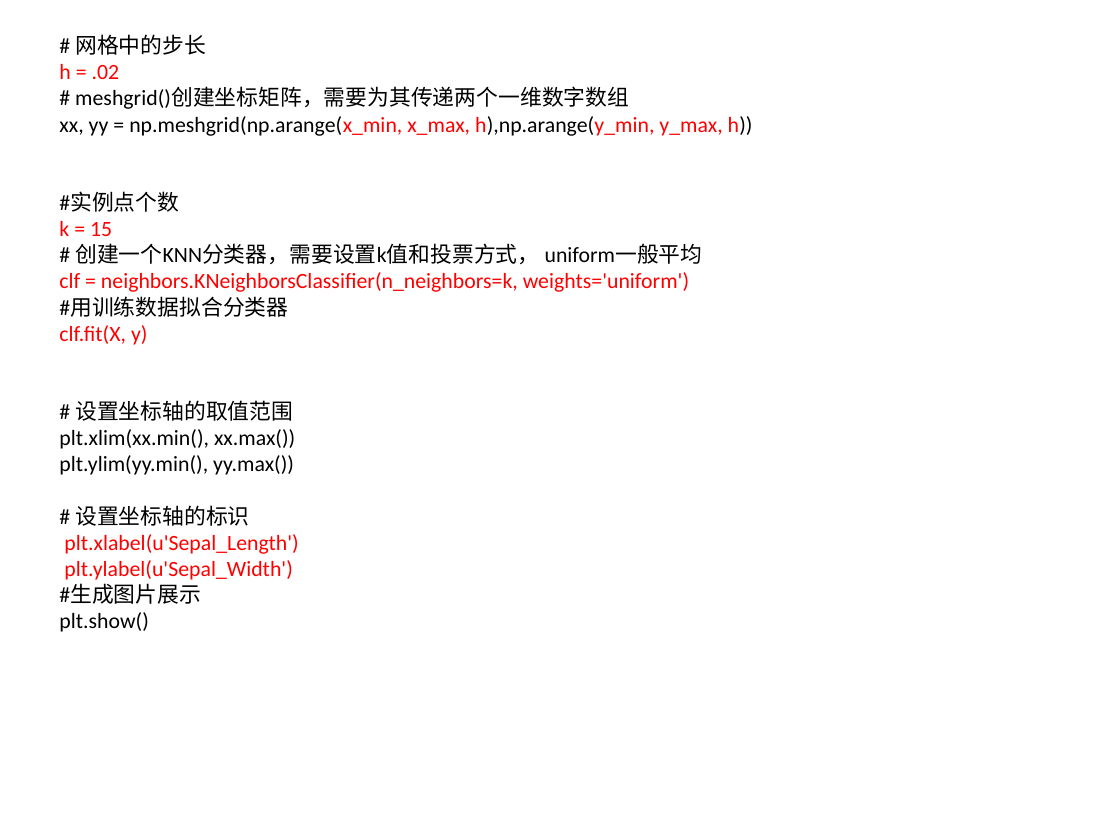
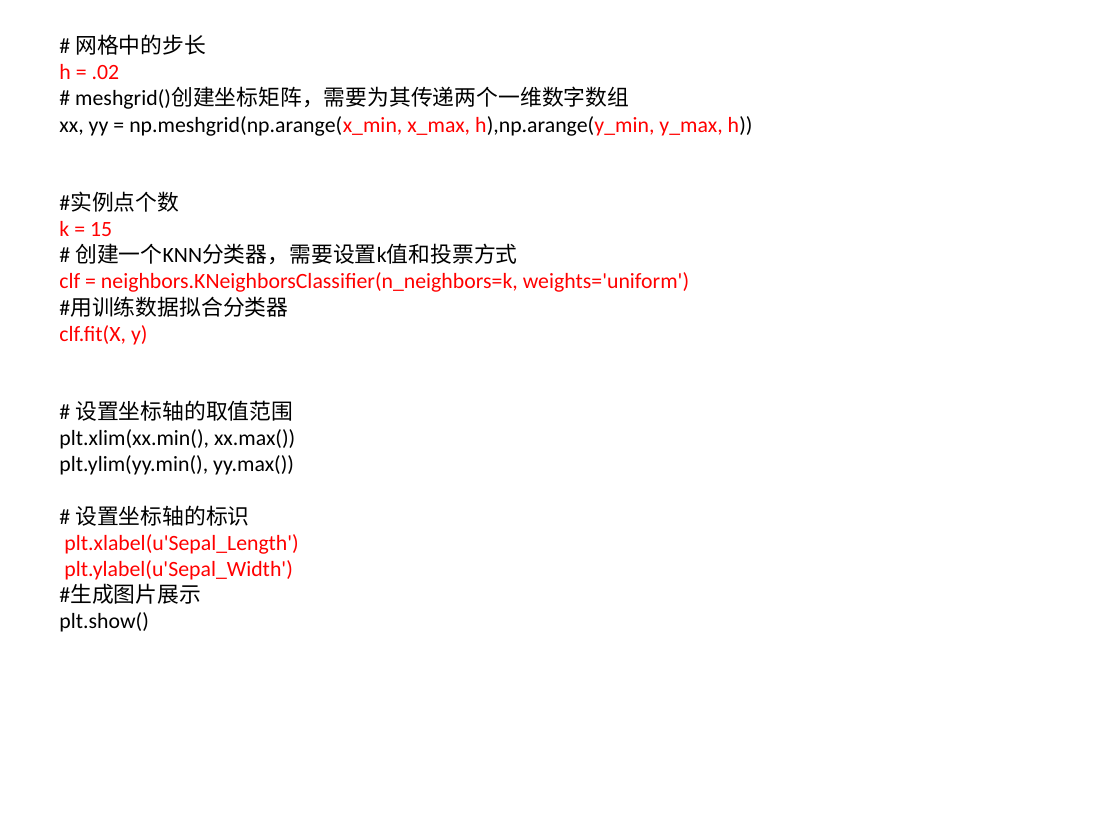
Before and after one commit to BattalionCommander/Python, a slide deck: slide 11 of cls_23聚类算法.pptx. Drawn at 1120x840 pixels with LibreOffice and Linux fonts; fonts in the diff are those of the drawing; background and template pictures are left out. Boxes give left, top, right and bottom in pixels: in the first picture for what was removed or moved away, otherwise in the second. Text is boxed around its words. In the diff, an @@ line names an element or a change of style, - is before the commit and + after.

```diff
--- a/cls_23聚类算法.pptx
+++ b/cls_23聚类算法.pptx
@@ text at (x1=75, y1=243, x2=517, y2=264): text changed @@
-# 创建一个KNN分类器，需要设置k值和投票方式， uniform一般平均
+# 创建一个KNN分类器，需要设置k值和投票方式
```
Also in this commit, not shown: 8 other slides changed, 1 slide added, 1 other file.
